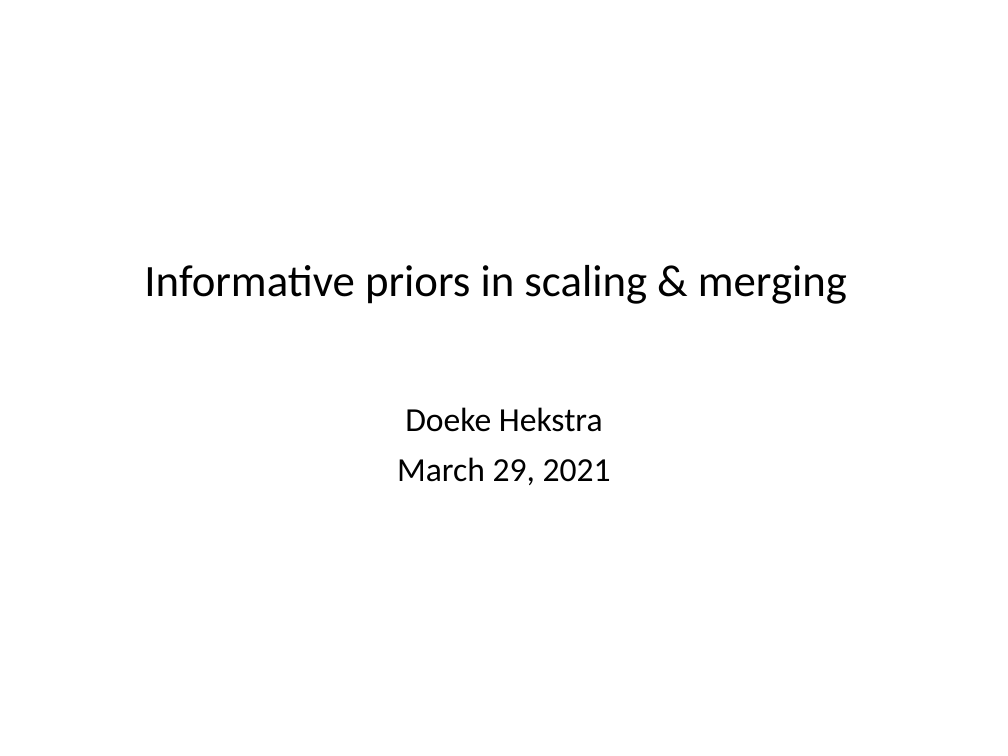
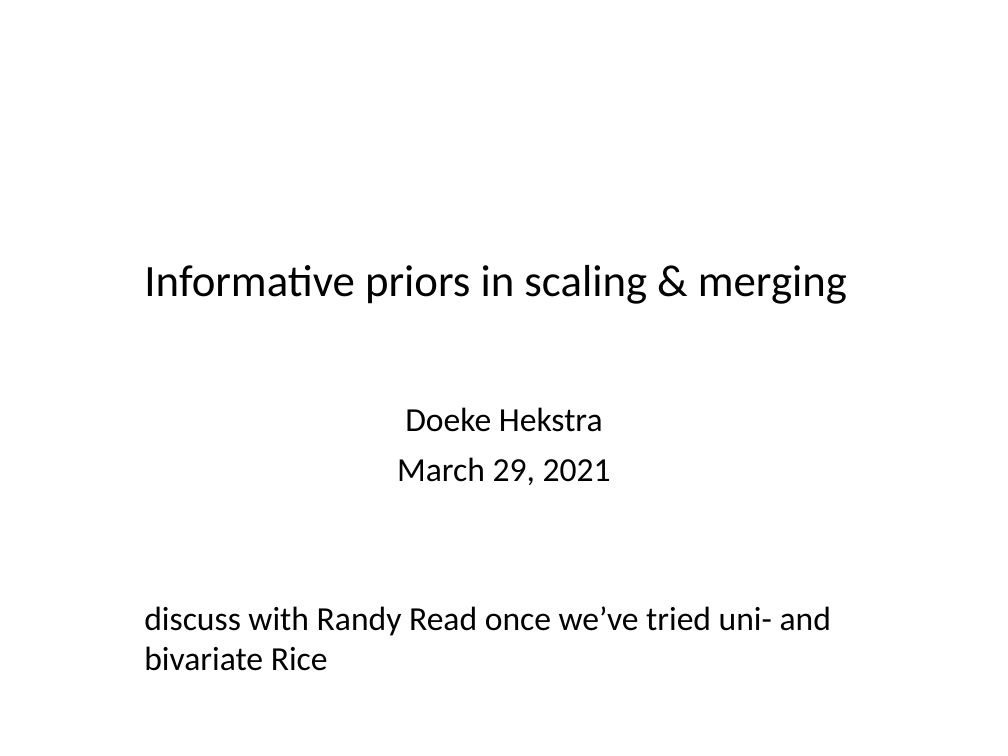
Before and after one commit to Hekstra-Lab/dw, a slide deck: slide 1 of Summary_of_findings_DH_20210218.pptx. Drawn at 1008x756 pixels with LibreOffice and Linux fonts; fonts in the diff are those of the drawing. Boxes give left, top, right and bottom in pixels: in the first picture for what was removed or moved away, otherwise in the second. Text is boxed around its words. In the diff, an @@ line names an element or a change of style, - is before the commit and + after.

```diff
--- a/Summary_of_findings_DH_20210218.pptx
+++ b/Summary_of_findings_DH_20210218.pptx
@@ text added at (144, 606, 831, 671), 24 pt, text #000000 @@
+discuss with Randy Read once we’ve tried uni- and bivariate Rice
```
Also in this commit, not shown: 1 other slide changed, 2 slides added, 35 other files.
